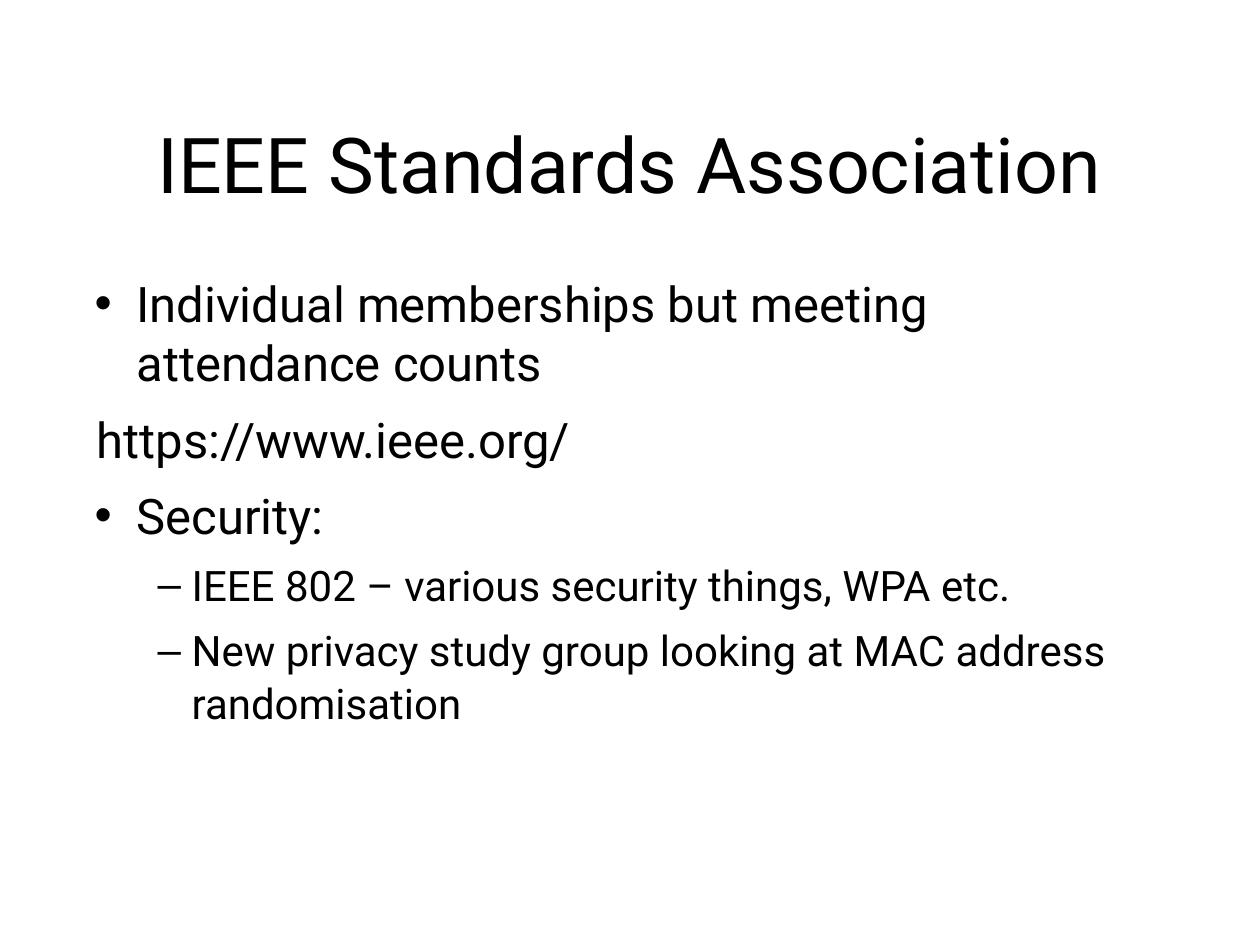
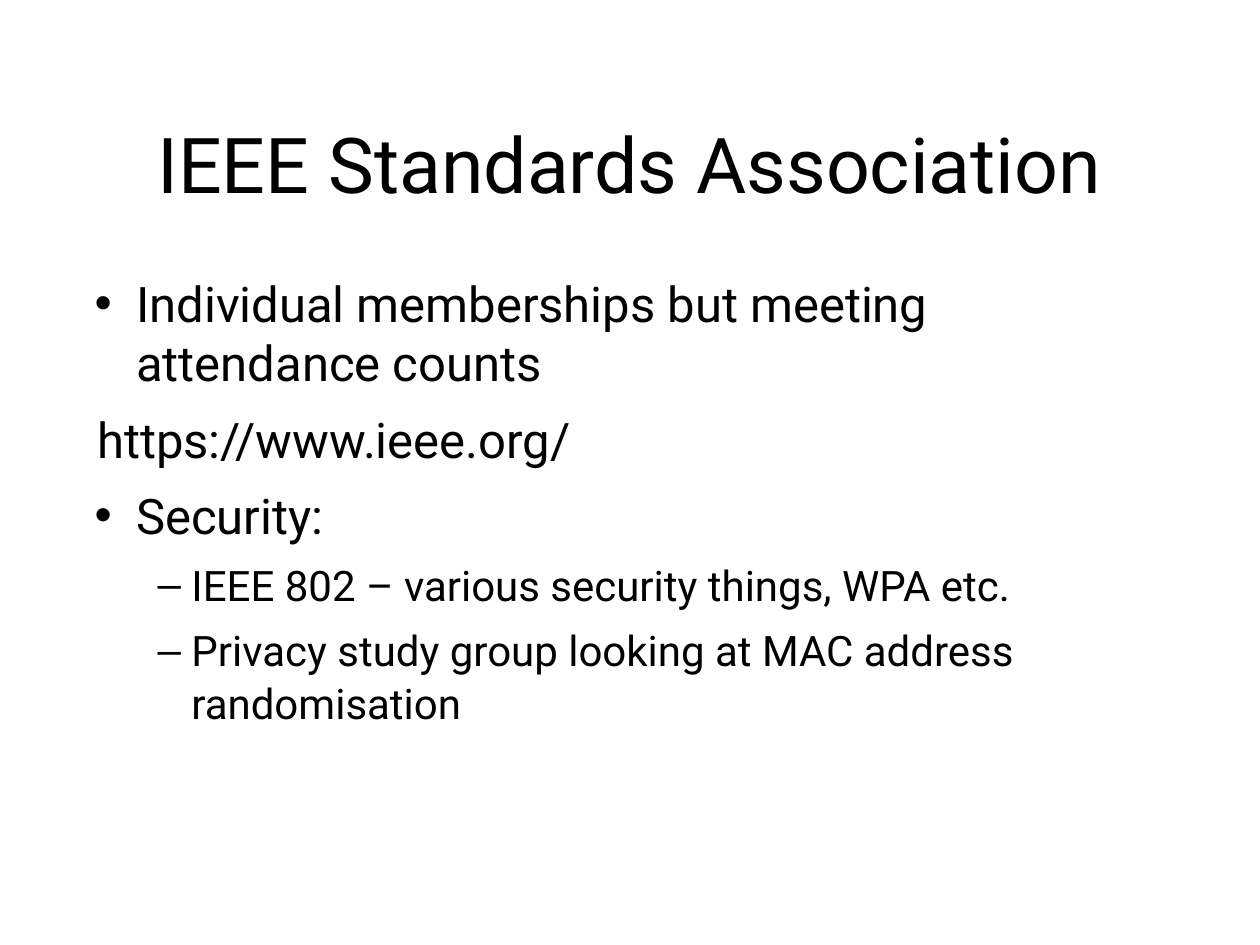
Before and after one commit to sftcd/cs7053, a slide deck: slide 10 of 2016lectures/06-protocols.ppt (slide 12 before the commit). Drawn at 1260x945 pixels with LibreOffice and Linux fonts; fonts in the diff are those of the drawing. Boxes give left, top, right and bottom in pixels: in the first picture for what was removed or moved away, otherwise in the second. Text is boxed around its words. In the diff, an @@ line names an element or a change of style, - is before the commit and + after.

```diff
--- a/2016lectures/06-protocols.ppt
+++ b/2016lectures/06-protocols.ppt
@@ text at bbox=[191, 634, 1014, 720]: text changed @@
-  – New privacy study group looking at MAC address randomisation
+  – Privacy study group looking at MAC address randomisation
```
Also in this commit, not shown: 15 other slides changed, 1 slide added, 2 slides removed, 2 other files.
